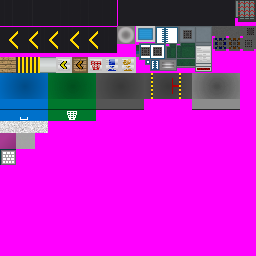
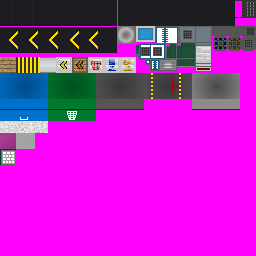
Revision of a layered w=256, h=256 image; what changed, layer by layer:
painted on "Color" over [235, 1, 256, 22]
